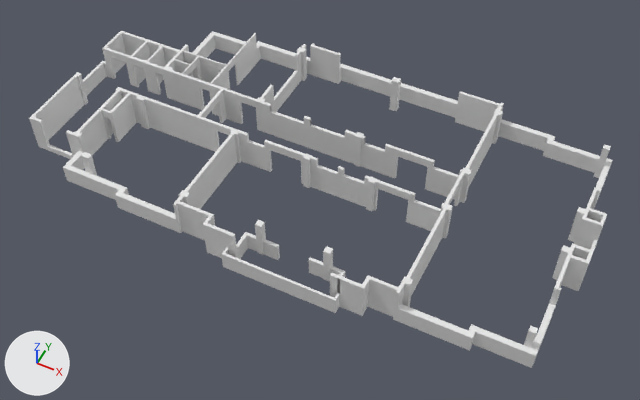
The Blender file Segundo_piso/SegundoPiso.blend as it was, and as the next commit left it.
Camera for both pictures: a camera (50 mm lens) standing at (17.5, -33.0, 40.9) and looking at (0.9, 0.1, -0.5). Lighting does not change. The marker at lower left points along +X, +Y and +Z. Mesh edges are drawn as thin lines on the coarser meshes.
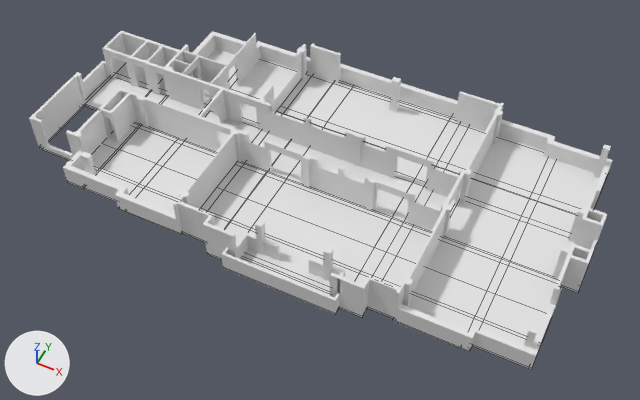
Commit message: suelo de todos los pisos

The edits, one by one:
Mesh me_plane_001 is new.
It has 684 vertices, 684 faces and spans x -34.0..1.1, y -7.9..10.3, z -0.1..0.0.
Object 'Suelo' (ob_suelo) is new; it shows me_plane_001.
Its location is (16.25, 0.5, 0.0).

Changed parts and their boxes [x1, y1, x2, y2] in the pictures (640 x 400 px):
'Suelo', added: after [39, 48, 605, 369]
